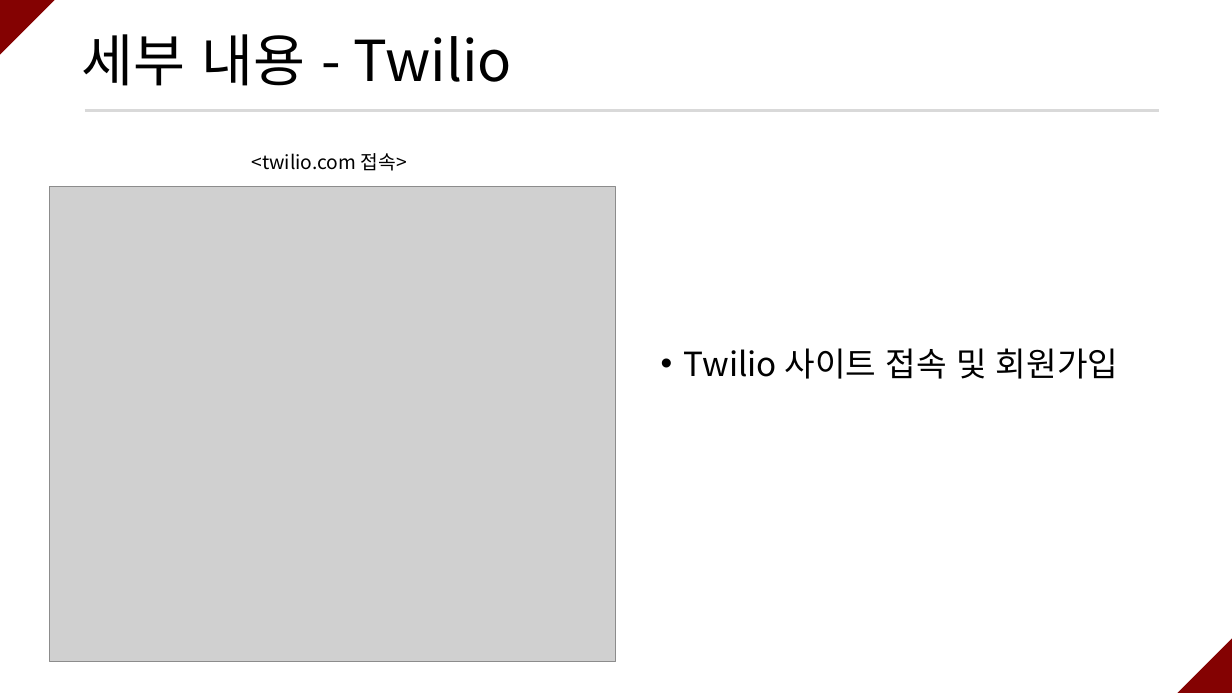
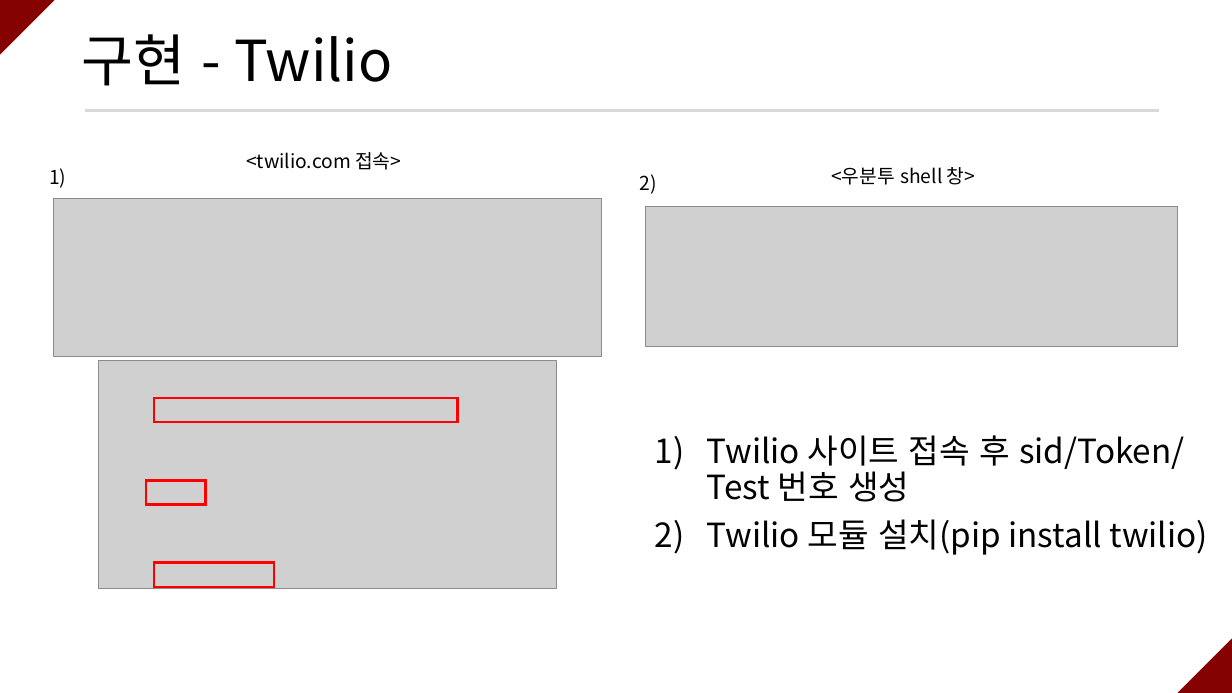
Before and after one commit to ramieeee/self_learning, a slide deck: slide 12 of semi_projects/보안탐지 및 SMS 알람/연람희_보안탐지 및 SMS 알람.pptx (slide 8 before the commit). Drawn at 1232x693 pixels with LibreOffice and Linux fonts; fonts in the diff are those of the drawing; grey boxes stand for pictures. Boxes give left, top, right and bottom in pixels: in the first picture for what was removed or moved away, otherwise in the second. Text is boxed around its words. In the diff, an @@ line names an element or a change of style, - is before the commit and + after.

```diff
--- a/semi_projects/보안탐지 및 SMS 알람/연람희_보안탐지 및 SMS 알람.pptx
+++ b/semi_projects/보안탐지 및 SMS 알람/연람희_보안탐지 및 SMS 알람.pptx
@@ title at [82,34,392,86]: text changed @@
-세부 내용 - Twilio
+구현 - Twilio
@@ text "<twilio.com 접속>": place and size @@
-text "<twilio.com 접속>" at [252,153,407,171]
+text "<twilio.com 접속>" at [246,152,401,170]
@@ text added at [49,168,66,188], 15 pt, text #000000 @@
+1)
@@ text added at [639,174,656,194], 15 pt, text #000000 @@
+2)
@@ text added at [831,167,975,185], 15 pt, text #000000 @@
+<우분투 shell 창>
@@ picture removed at [50,187,616,662] @@
@@ picture added at [54,199,602,357] @@
@@ picture added at [646,206,1177,347] @@
@@ text at [707,435,1208,555]: text changed @@
-• Twilio 사이트 접속 및 회원가입
+1) Twilio 사이트 접속 후 sid/Token/Test 번호 생성
+2) Twilio 모듈 설치(pip install twilio)
@@ group added at [99,360,556,589]: 3 rectangles, 1 picture @@
```
Also in this commit, not shown: 14 other slides changed, 4 slides added, 2 slides removed.
